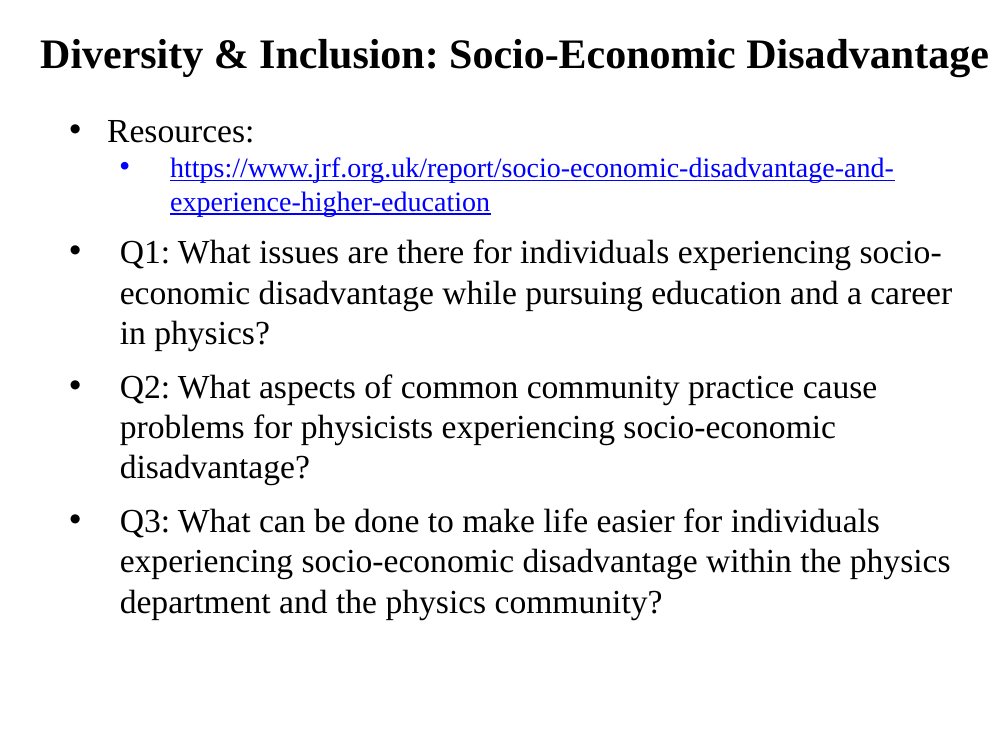
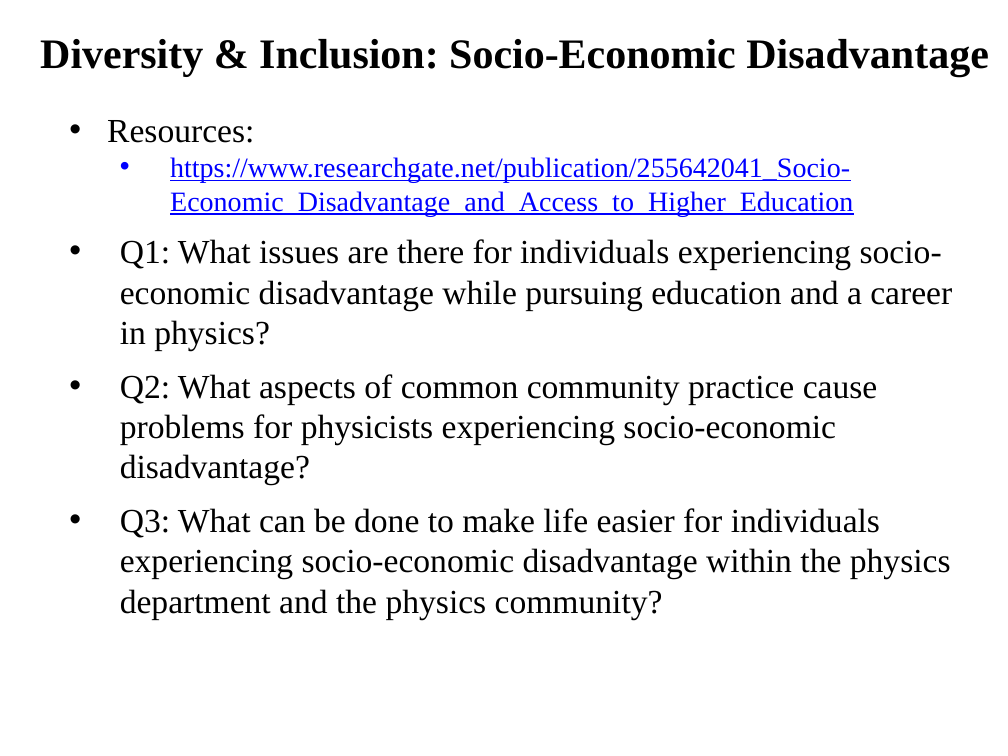
Before and after one commit to ajvanderhorst/PhysicsCapstoneGW, a slide deck: slide 24 of Topics/Slides/ClassCommunity2DiversityInclusion.pptx (slide 20 before the commit). Drawn at 1008x756 pixels with LibreOffice and Linux fonts; fonts in the diff are those of the drawing. Boxes give left, top, right and bottom in pixels: in the first picture for what was removed or moved away, otherwise in the second. Text is boxed around its words. In the diff, an @@ line names an element or a change of style, - is before the commit and + after.

```diff
--- a/Topics/Slides/ClassCommunity2DiversityInclusion.pptx
+++ b/Topics/Slides/ClassCommunity2DiversityInclusion.pptx
@@ text at bbox=[170, 157, 853, 216]: text changed @@
-  • https://www.jrf.org.uk/report/socio-economic-disadvantage-and-experience-higher-education
+  • https://www.researchgate.net/publication/255642041_Socio-Economic_Disadvantage_and_Access_to_Higher_Education
```
Also in this commit, not shown: 10 other slides changed, 4 slides added, 1 slide removed, 2 other files.
